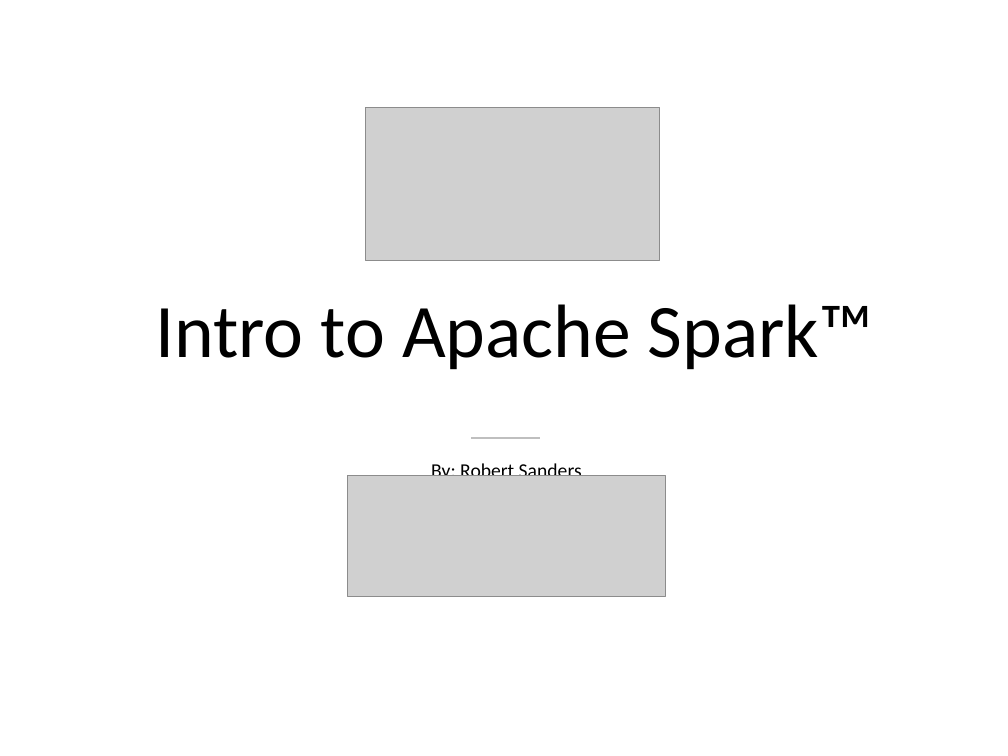
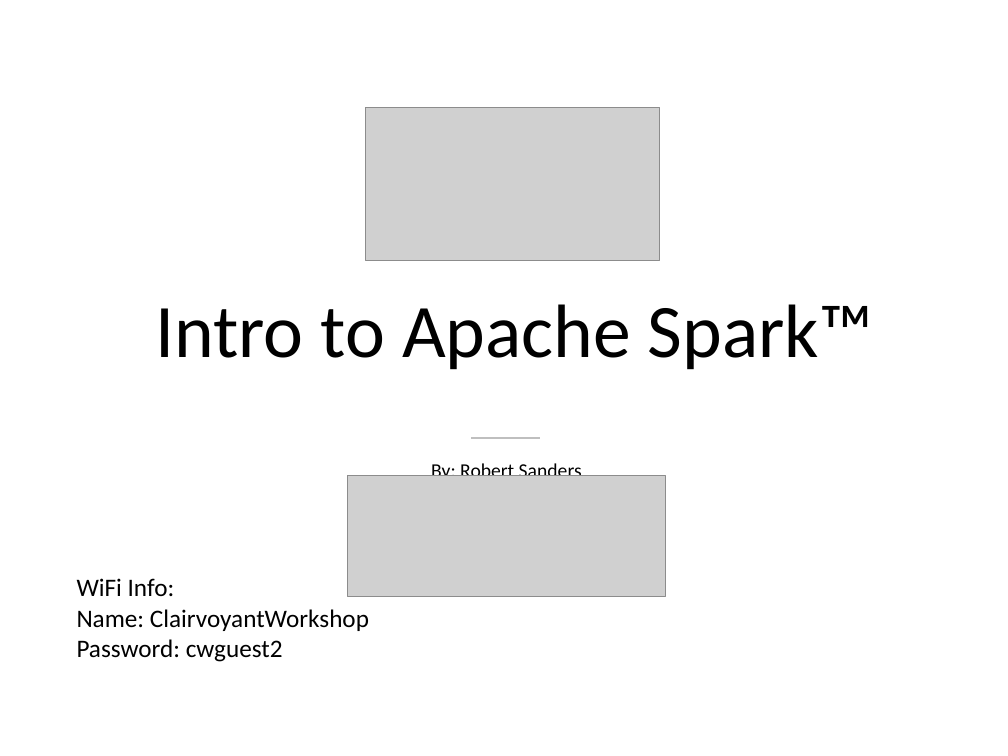
Before and after one commit to teamclairvoyant/intro-to-spark, a slide deck: slide 1 of Intro to Apache Spark Slides.pptx. Drawn at 1008x756 pixels with LibreOffice and Linux fonts; fonts in the diff are those of the drawing; grey boxes stand for pictures. Boxes give left, top, right and bottom in pixels: in the first picture for what was removed or moved away, otherwise in the second. Text is boxed around its words. In the diff, an @@ line names an element or a change of style, - is before the commit and + after.

```diff
--- a/Intro to Apache Spark Slides.pptx
+++ b/Intro to Apache Spark Slides.pptx
@@ text added at <box>77,578,369,662</box>, 18 pt, text #000000 @@
+WiFi Info:
+Name: ClairvoyantWorkshop
+Password: cwguest2
```
Also in this commit, not shown: 5 other slides changed.
